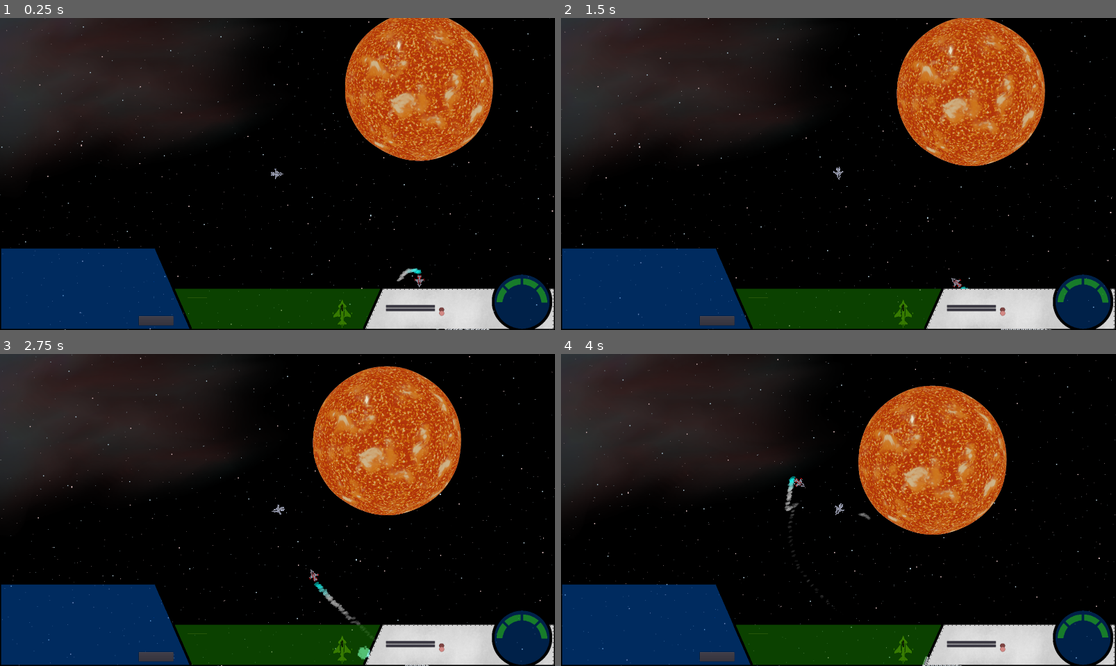
Above: before the commit, frames 1-4 (two rows, left to right).
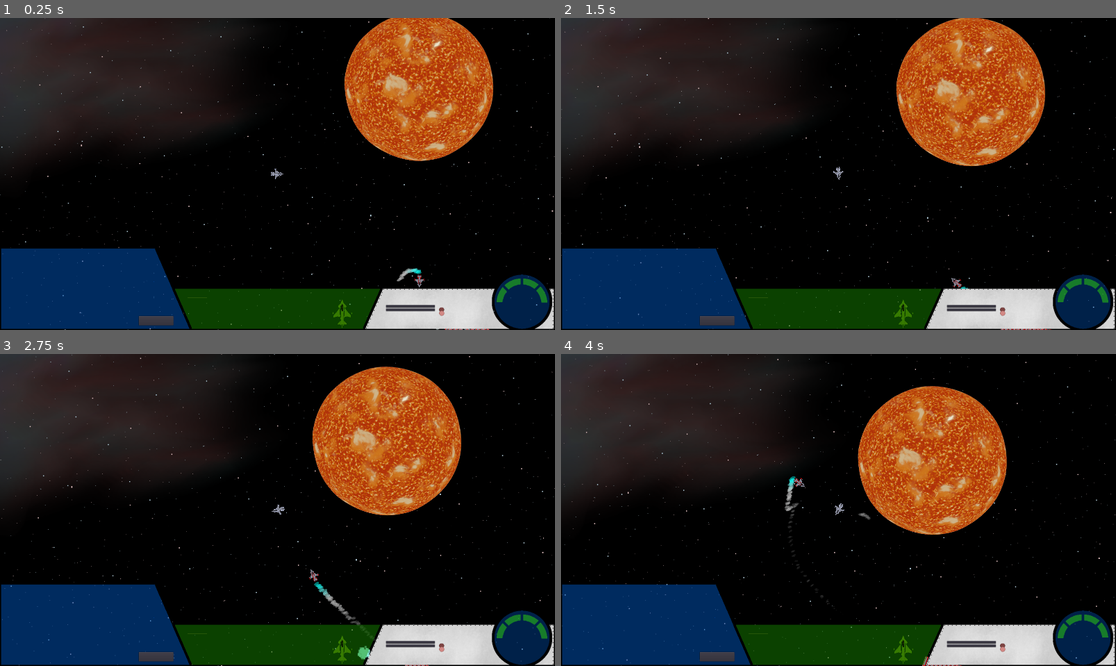
Above: after the commit, the same moments.

Repository: 029614/RedVoid
Game: Godot game, scene res://NewMain.tscn
The game is run twice, just before and just after one commit, with the same random seed, the same clock (stepped at 60 frames per second) and the same inputs.
Inputs (mouse positions are in pixels of both pictures, inside the frame that each line leads up to):
- Up to frame 1 (0.25 s): no input
- Up to frame 2 (1.5 s): move the mouse to (960, 158) at 0.52 s; hold Right (ui_right) 0.53-1.28 s; hold X (AfterBurner) 0.53-1.28 s; click (960, 158) at 0.67 s; move the mouse to (727, 189) at 1.27 s; hold Down (ui_down) from 1.28 s (still down); tap O (orbit) at 1.35 s
- Up to frame 3 (2.75 s): move the mouse to (333, 441) at 2.02 s; release Down (ui_down) at 2.03 s; hold Right (ui_right) from 2.03 s (still down); tap Space (weapons) at 2.1 s
- Up to frame 4 (4 s): move the mouse to (810, 572) at 2.77 s; release Right (ui_right) at 2.78 s; hold Up (ui_up) 2.78-3.53 s; tap Mouse wheel up (zoom_in) at 2.85 s; click (810, 572) at 2.92 s; move the mouse to (1005, 556) at 3.52 s; hold Left (ui_left) from 3.53 s (still down); hold Mouse wheel down (zoom_out) from 3.53 s (still down)

The runs differ from the first frame. In frame 1, 6.0% of the frame differs, in the area x 62-89%, y 0-100%; in frame 2, 6.1%; in frame 3, 6.1%; in frame 4, 6.1%, in the area x 53-81%, y 10-100%.

Commit message:
Bug Fixes
Planets now face the sun

Diff:
--- a/Assets/Planets/PlanetSprite.tscn
+++ b/Assets/Planets/PlanetSprite.tscn
@@ -1,6 +1,7 @@
 [gd_scene load_steps=2 format=2]
 
-[ext_resource path="res://Assets/BlankBody.png" type="Texture" id=1]
+[ext_resource path="res://Assets/Planets/Planet1.png" type="Texture" id=1]
 
 [node name="PlanetSprite" type="Sprite"]
+rotation = 0.86644
 texture = ExtResource( 1 )
--- a/Assets/Ship/Freighter.gd
+++ b/Assets/Ship/Freighter.gd
@@ -46,11 +46,16 @@
 var target_side = 0 #( <0 is left, >0 is right)
 var target_balance = 0 #( <0 is behind, >0 is in front)
 
+#properties
+var faction = null
+export (Color) var ship_color = Color(1,1,1,1)
+
 
 """Freighter Agent"""
 func _ready() -> void:
     acceleration = thrust/mass
     rads_per_sec = 6.283185*rps
+    $Sprite/Sprite.modulate = ship_color
 
 
 func get_gravity(delta):
--- a/NewMain.tscn
+++ b/NewMain.tscn
@@ -42,6 +42,16 @@
 
 [node name="Enemy" parent="." instance=ExtResource( 6 )]
 position = Vector2( 300, 300 )
+enemy_color = Color( 1, 0.027451, 0.027451, 1 )
 
 [node name="Freighter" parent="." instance=ExtResource( 5 )]
 position = Vector2( 600, 600 )
+ship_color = Color( 1, 0.027451, 0.027451, 1 )
+
+[node name="Light2D" type="Light2D" parent="."]
+position = Vector2( -342.508, -243 )
+energy = 21.87
+range_height = 660.6
+range_item_cull_mask = 524288
+shadow_enabled = true
+shadow_item_cull_mask = 524288
--- a/Player/Actor.gd
+++ b/Player/Actor.gd
@@ -7,6 +7,8 @@
 onready var last_position = get_position()
 onready var fuel_gauge = $CanvasLayer/HUD/Vitals/FuelGauge
 onready var enemy = engine.get_node("Enemy")
+
+onready var sun = engine.get_node("Navigation2D/Bodies/Sun")
 
 var explosion = preload("res://Assets/Particles/Explosion.tscn")
 var projectile = preload("res://Assets/Particles/Projectile.tscn")
@@ -180,6 +182,7 @@
             fuel += 10
             fuel = clamp(fuel, 0, fuel_cap)
             print("refueling - ", fuel/float(fuel_cap)*100)
+
 
         #Heat shield
         if planet:
--- a/Player/Actor.tscn
+++ b/Player/Actor.tscn
@@ -32,6 +32,7 @@
 extents = Vector2( 79.7457, 95.166 )
 
 [node name="Actor" type="KinematicBody2D"]
+light_mask = 524288
 scale = Vector2( 0.25, 0.25 )
 script = ExtResource( 6 )
 speed = 1000
@@ -49,26 +50,31 @@
 position = Vector2( -17.48, -19.6673 )
 
 [node name="DamageEngines" type="CollisionShape2D" parent="."]
+visible = false
 position = Vector2( -86.1864, 0.393127 )
 rotation = 1.5708
 shape = SubResource( 2 )
 
 [node name="DamageCargo" type="CollisionShape2D" parent="."]
+visible = false
 position = Vector2( -27.7472, 0.393127 )
 rotation = 1.5708
 shape = SubResource( 3 )
 
 [node name="DamageNose" type="CollisionShape2D" parent="."]
+visible = false
 position = Vector2( 69.616, 0 )
 rotation = 1.5708
 shape = SubResource( 4 )
 
 [node name="DamageWeapons" type="CollisionShape2D" parent="."]
+visible = false
 position = Vector2( 18.7523, 0 )
 rotation = 1.5708
 shape = SubResource( 5 )
 
 [node name="LandingGear" type="Area2D" parent="."]
+visible = false
 position = Vector2( -35.5891, 0.418701 )
 
 [node name="CollisionShape2D" type="CollisionShape2D" parent="LandingGear"]
@@ -76,6 +82,7 @@
 shape = SubResource( 6 )
 
 [node name="ShipArea" type="Area2D" parent="."]
+visible = false
 
 [node name="CollisionShape2D" type="CollisionShape2D" parent="ShipArea"]
 position = Vector2( 23.298, -2.51286 )
--- a/Wells/Planet.gd
+++ b/Wells/Planet.gd
@@ -42,6 +42,7 @@
 # Called every frame. 'delta' is the elapsed time since the previous frame.
 func _physics_process(delta: float) -> void:
     $RotateMe.rotation += orbit_velocity * delta
+    look_at(get_parent().get_node("Sun").get_global_position())
 
 func readyTakeOff():
     self._is_active_takeoff = true
--- a/Wells/Planet.tscn
+++ b/Wells/Planet.tscn
@@ -1,17 +1,16 @@
-[gd_scene load_steps=8 format=2]
+[gd_scene load_steps=7 format=2]
 
 [ext_resource path="res://Assets/Planets/PlanetSprite.tscn" type="PackedScene" id=1]
 [ext_resource path="res://Wells/Planet.gd" type="Script" id=2]
 [ext_resource path="res://Assets/ring.png" type="Texture" id=3]
-[ext_resource path="res://Assets/Planets/Planet1.png" type="Texture" id=4]
 
 [sub_resource type="CircleShape2D" id=1]
 radius = 240.363
 
-[sub_resource type="CircleShape2D" id=3]
+[sub_resource type="CircleShape2D" id=2]
 radius = 245.384
 
-[sub_resource type="CircleShape2D" id=4]
+[sub_resource type="CircleShape2D" id=3]
 radius = 483.743
 
 [node name="Planet" type="Node2D"]
@@ -50,7 +49,6 @@
 
 [node name="PlanetSprite" parent="." instance=ExtResource( 1 )]
 scale = Vector2( 1.11733, 1.11733 )
-texture = ExtResource( 4 )
 
 [node name="RotateMe" type="Node2D" parent="."]
 
--- a/Wells/Sun.tscn
+++ b/Wells/Sun.tscn
@@ -37,7 +37,6 @@
 [node name="Target" type="AnimatedSprite" parent="."]
 scale = Vector2( 0.5, 0.5 )
 frames = SubResource( 2 )
-frame = 1
 playing = true
 
 [node name="Landing" type="Area2D" parent="."]
Binary file added: Assets/Ship/lightingShader.png
Not shown, added: Assets/Ship/lightingShader.png.import
Not shown: 1 places in Wells/Planet.tscn that only renumber resources
